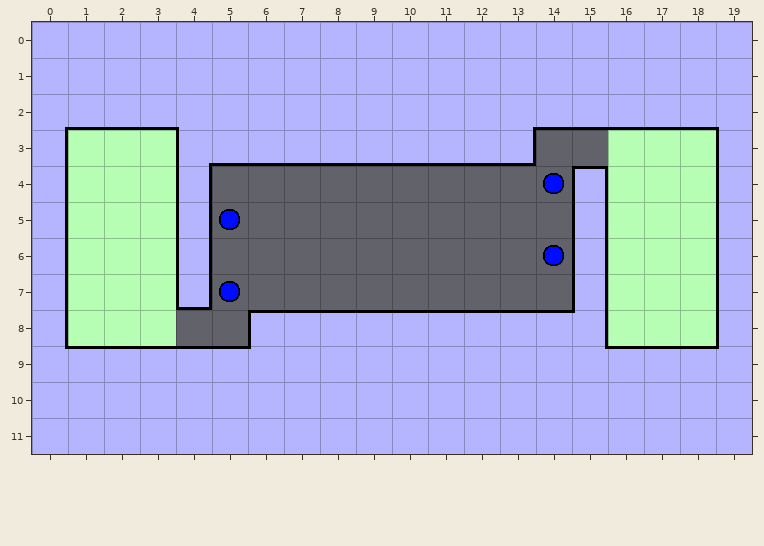
An edit to a level. Tiled map, game/levels/lvl1.tmx. Above is the file before it was changed.
Cells are 50x50 px. Shown: x 0..19, y 0..11.
After:
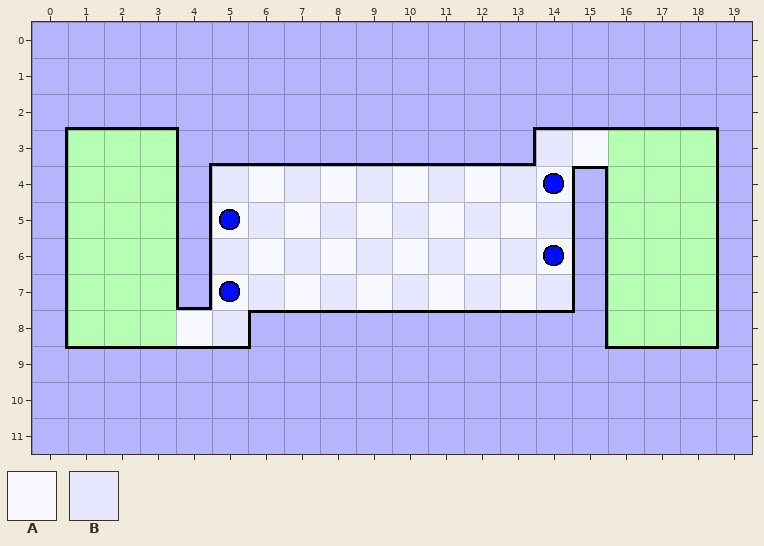
Key: from "mymap": A 0 "LIGHT", B 3 "DARK".
_ is an empty cell.
Tiles of an added or newly shown layer are drawn over the layers below it.
Edits made:
Layer "empty" (added):
There is now tile A in row 3 at x 15; in row 4 at x 6, 8, 10, 12 and 14; in row 5 at x 5, 7, 9, 11 and 13; in row 6 at x 6, 8, 10, 12 and 14; in row 7 at x 5, 7, 9, 11 and 13; in row 8 at x 4.
There is now tile B in row 3 at x 14; in row 4 at x 5, 7, 9, 11 and 13; in row 5 at x 6, 8, 10, 12 and 14; in row 6 at x 5, 7, 9, 11 and 13; in row 7 at x 6, 8, 10, 12 and 14; in row 8 at x 5.
Where, in picture pixels (left, top, right, bottom), the same in both pictures:
added: (176, 130, 608, 346)
